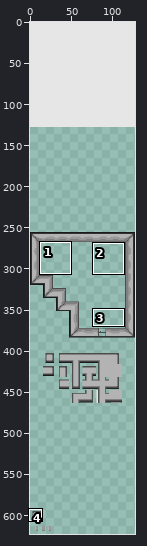
One commit to this pixel-art file: Assets/Art/ExportedSprites/tilemap-Sheet.aseprite. Above, an overview of the earlier version with the close-up marked.
Close-up. Before:
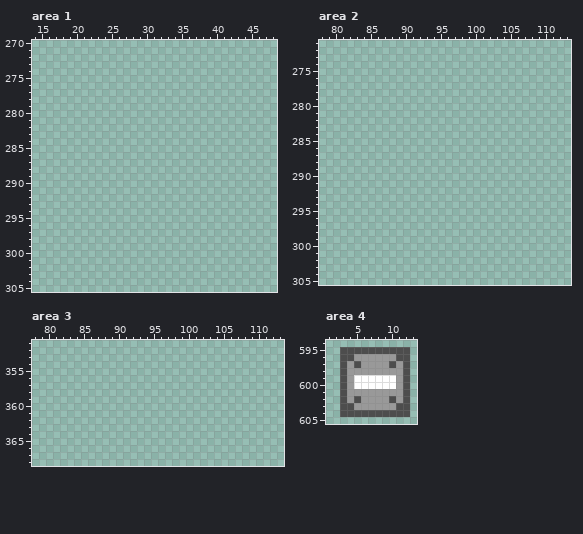
128x640 pixels, 1 frame. Shown: area 1: x 14..48, y 270..305; area 2: x 78..113, y 271..305; area 3: x 78..113, y 351..368; area 4: x 1..13, y 594..605. The wide view leaves out empty margins. The commit also changed other parts of the picture, which this record leaves out.
The result:
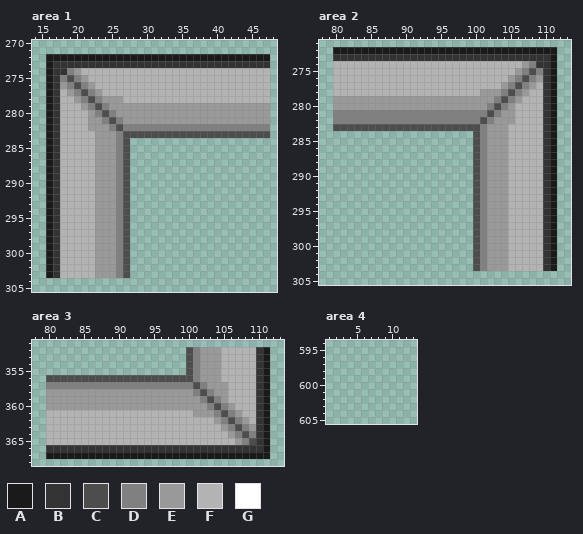
Palette (. is transparent): A #1a1a1a  B #333333  C #4d4d4d  D #808080  E #999999  F #b3b3b3  G #ffffff
The exact change:
--- area 1
@@ x 14..48 @@
 271 ...................................
-272 ...................................
-273 ...................................
-274 ...................................
-275 ...................................
-276 ...................................
-277 ...................................
-278 ...................................
-279 ...................................
-280 ...................................
-281 ...................................
-282 ...................................
-283 ...................................
-284 ...................................
-285 ...................................
-286 ...................................
-287 ...................................
-288 ...................................
-289 ...................................
-290 ...................................
-291 ...................................
-292 ...................................
-293 ...................................
-294 ...................................
-295 ...................................
-296 ...................................
-297 ...................................
-298 ...................................
-299 ...................................
-300 ...................................
-301 ...................................
-302 ...................................
-303 ...................................
+272 ..AAAAAAAAAAAAAAAAAAAAAAAAAAAAAAAA.
+273 ..ABBBBBBBBBBBBBBBBBBBBBBBBBBBBBBB.
+274 ..ABBDEFFFFFFFFFFFFFFFFFFFFFFFFFFF.
+275 ..ABDCDEFFFFFFFFFFFFFFFFFFFFFFFFFF.
+276 ..ABEDCDEFFFFFFFFFFFFFFFFFFFFFFFFF.
+277 ..ABFEDCDEFFFFFFFFFFFFFFFFFFFFFFFF.
+278 ..ABFFEDCDEEEFFFFFFFFFFFFFFFFFFFFF.
+279 ..ABFFFEDCDEEEEEEEEEEEEEEEEEEEEEEE.
+280 ..ABFFFFEDCDEEEEEEEEEEEEEEEEEEEEEE.
+281 ..ABFFFFEEDCDEEEEEEEEEEEEEEEEEEEEE.
+282 ..ABFFFFEEEDCDDDDDDDDDDDDDDDDDDDDD.
+283 ..ABFFFFFEEEDCCCCCCCCCCCCCCCCCCCCC.
+284 ..ABFFFFFEEEDC.....................
+285 ..ABFFFFFEEEDC.....................
+286 ..ABFFFFFEEEDC.....................
+287 ..ABFFFFFEEEDC.....................
+288 ..ABFFFFFEEEDC.....................
+289 ..ABFFFFFEEEDC.....................
+290 ..ABFFFFFEEEDC.....................
+291 ..ABFFFFFEEEDC.....................
+292 ..ABFFFFFEEEDC.....................
+293 ..ABFFFFFEEEDC.....................
+294 ..ABFFFFFEEEDC.....................
+295 ..ABFFFFFEEEDC.....................
+296 ..ABFFFFFEEEDC.....................
+297 ..ABFFFFFEEEDC.....................
+298 ..ABFFFFFEEEDC.....................
+299 ..ABFFFFFEEEDC.....................
+300 ..ABFFFFFEEEDC.....................
+301 ..ABFFFFFEEEDC.....................
+302 ..ABFFFFFEEEDC.....................
+303 ..ABFFFFFEEEDC.....................
 304 ...................................
--- area 2
@@ x 78..113 @@
 271 ....................................
-272 ....................................
-273 ....................................
-274 ....................................
-275 ....................................
-276 ....................................
-277 ....................................
-278 ....................................
-279 ....................................
-280 ....................................
-281 ....................................
-282 ....................................
-283 ....................................
-284 ....................................
-285 ....................................
-286 ....................................
-287 ....................................
-288 ....................................
-289 ....................................
-290 ....................................
-291 ....................................
-292 ....................................
-293 ....................................
-294 ....................................
-295 ....................................
-296 ....................................
-297 ....................................
-298 ....................................
-299 ....................................
-300 ....................................
-301 ....................................
-302 ....................................
-303 ....................................
+272 ..AAAAAAAAAAAAAAAAAAAAAAAAAAAAAAAA..
+273 ..BBBBBBBBBBBBBBBBBBBBBBBBBBBBBBBA..
+274 ..FFFFFFFFFFFFFFFFFFFFFFFFFFFEDBBA..
+275 ..FFFFFFFFFFFFFFFFFFFFFFFFFFEDCDBA..
+276 ..FFFFFFFFFFFFFFFFFFFFFFFFFEDCDEBA..
+277 ..FFFFFFFFFFFFFFFFFFFFFFFFEDCDEFBA..
+278 ..FFFFFFFFFFFFFFFFFFFFFEEEDCDEFFBA..
+279 ..EEEEEEEEEEEEEEEEEEEEEEEDCDEFFFBA..
+280 ..EEEEEEEEEEEEEEEEEEEEEEDCDEFFFFBA..
+281 ..DDDDDDDDDDDDDDDDDDDDDDCDEEFFFFBA..
+282 ..DDDDDDDDDDDDDDDDDDDDDCDEEEFFFFBA..
+283 ..CCCCCCCCCCCCCCCCCCCCCDEEEFFFFFBA..
+284 ......................CDEEEFFFFFBA..
+285 ......................CDEEEFFFFFBA..
+286 ......................CDEEEFFFFFBA..
+287 ......................CDEEEFFFFFBA..
+288 ......................CDEEEFFFFFBA..
+289 ......................CDEEEFFFFFBA..
+290 ......................CDEEEFFFFFBA..
+291 ......................CDEEEFFFFFBA..
+292 ......................CDEEEFFFFFBA..
+293 ......................CDEEEFFFFFBA..
+294 ......................CDEEEFFFFFBA..
+295 ......................CDEEEFFFFFBA..
+296 ......................CDEEEFFFFFBA..
+297 ......................CDEEEFFFFFBA..
+298 ......................CDEEEFFFFFBA..
+299 ......................CDEEEFFFFFBA..
+300 ......................CDEEEFFFFFBA..
+301 ......................CDEEEFFFFFBA..
+302 ......................CDEEEFFFFFBA..
+303 ......................CDEEEFFFFFBA..
 304 ....................................
--- area 3
@@ x 78..113 @@
 351 ....................................
-352 ....................................
-353 ....................................
-354 ....................................
-355 ....................................
-356 ....................................
-357 ....................................
-358 ....................................
-359 ....................................
-360 ....................................
-361 ....................................
-362 ....................................
-363 ....................................
-364 ....................................
-365 ....................................
-366 ....................................
-367 ....................................
+352 ......................CDEEEFFFFFBA..
+353 ......................CDEEEFFFFFBA..
+354 ......................CDEEEFFFFFBA..
+355 ......................CDEEEFFFFFBA..
+356 ..CCCCCCCCCCCCCCCCCCCCCDEEEFFFFFBA..
+357 ..DDDDDDDDDDDDDDDDDDDDDCDEEEFFFFBA..
+358 ..EEEEEEEEEEEEEEEEEEEEEDCDEEFFFFBA..
+359 ..EEEEEEEEEEEEEEEEEEEEEEDCDEFFFFBA..
+360 ..EEEEEEEEEEEEEEEEEEEEEEEDCDEFFFBA..
+361 ..FFFFFFFFFFFFFFFFFFFFFEEEDCDEFFBA..
+362 ..FFFFFFFFFFFFFFFFFFFFFFFFEDCDEFBA..
+363 ..FFFFFFFFFFFFFFFFFFFFFFFFFEDCDEBA..
+364 ..FFFFFFFFFFFFFFFFFFFFFFFFFFEDCDBA..
+365 ..FFFFFFFFFFFFFFFFFFFFFFFFFFFEDCBA..
+366 ..BBBBBBBBBBBBBBBBBBBBBBBBBBBBBBBA..
+367 ..AAAAAAAAAAAAAAAAAAAAAAAAAAAAAAAA..
 368 ....................................
--- area 4
@@ x 1..13 @@
 594 .............
-595 ..CCCCCCCCCC.
-596 ..CCEEEEEECC.
-597 ..CECEEEECEC.
-598 ..CEEEEEEEEC.
-599 ..CEGGGGGGEC.
-600 ..CEGGGGGGEC.
-601 ..CEEEEEEEEC.
-602 ..CECEEEECEC.
-603 ..CCEEEEEECC.
-604 ..CCCCCCCCCC.
+595 .............
+596 .............
+597 .............
+598 .............
+599 .............
+600 .............
+601 .............
+602 .............
+603 .............
+604 .............
 605 .............
Where, in picture pixels (left, top, right, bottom), the same in both close-ups:
added: (46, 54, 270, 278)
added: (333, 47, 557, 271)
added: (46, 347, 270, 459)
erased: (340, 347, 410, 417)
